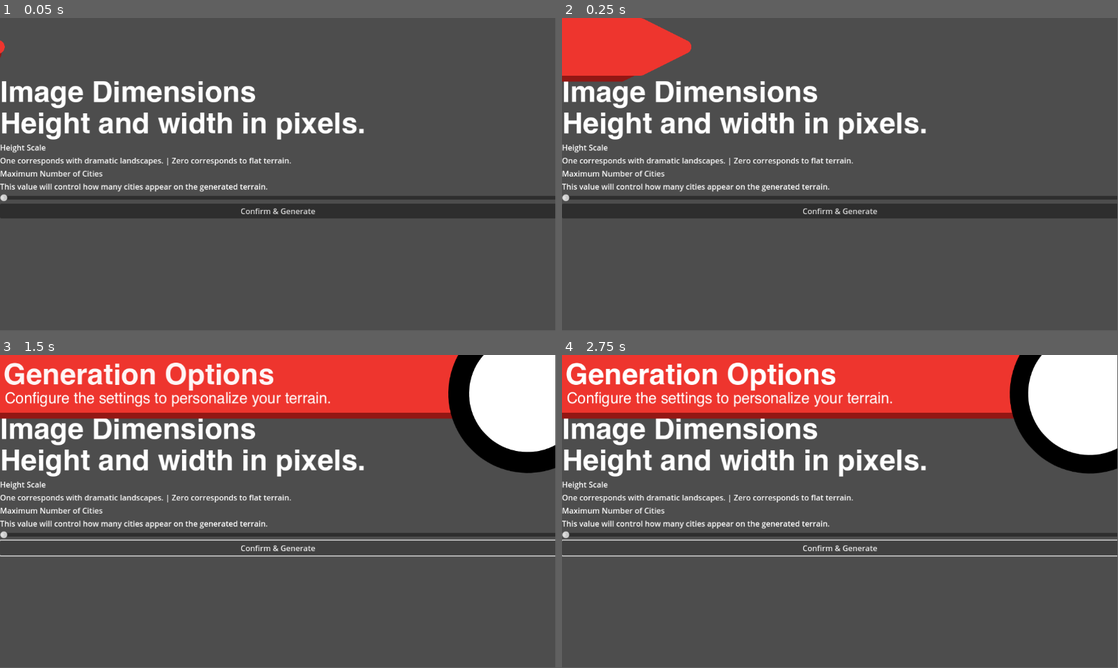
Above: before the commit, frames 1-4 (two rows, left to right).
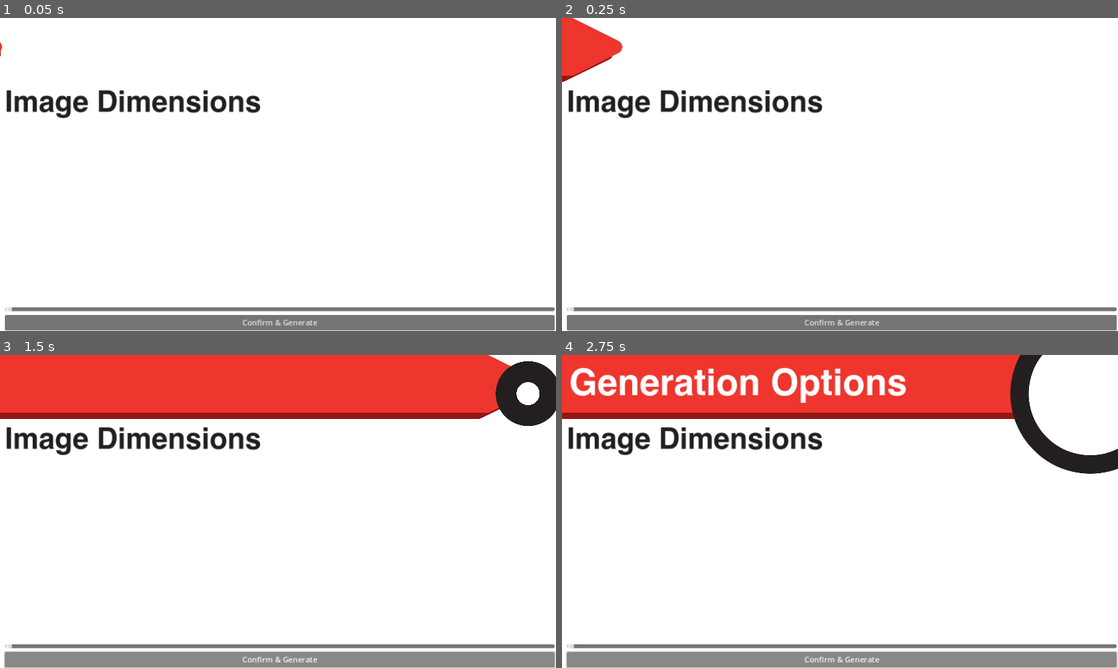
Above: after the commit, the same moments.

Repository: Train-Nerds/Train-Simulator
Game: Godot game, scene res://Scenes/start.tscn
Two runs of this game, one before a commit and one after it. Both use one fixed random seed, a clock stepped at 60 frames per second and the inputs below.
Inputs:
- Up to frame 1 (0.05 s): no input
- Up to frame 2 (0.25 s): no input
- Up to frame 3 (1.5 s): click "Confirm & Generate" at 0.5 s; click "Confirm & Generate" at 1.25 s
- Up to frame 4 (2.75 s): click "Confirm & Generate" at 2 s
In our replay, the window is 799x449 before the commit and 800x450 after it. These sizes can differ from the game's own. Grey fills any space a smaller window leaves; there, only what the larger window draws over its background counts as a difference.

The runs differ from the first frame. In frame 1, 97% of the frame differs, in the area x 0-100%, y 0-100%; in frame 2, 96%; in frame 3, 82%; in frame 4, 81%.

Commit message:
Made the UI Responsive to Display Size
Other changes:
- Added some images for decoration
- Tweaked the opening animation
- Changed colors

Diff:
--- /dev/null
+++ b/Train Simulation/Scenes/BoxContainer.gd
@@ -0,0 +1,11 @@
+extends BoxContainer
+
+
+# Called when the node enters the scene tree for the first time.
+func _ready():
+	pass # Replace with function body.
+
+
+# Called every frame. 'delta' is the elapsed time since the previous frame.
+func _process(delta):
+	pass
--- a/Train Simulation/Scenes/start.tscn
+++ b/Train Simulation/Scenes/start.tscn
@@ -1,23 +1,22 @@
-[gd_scene load_steps=9 format=3 uid="uid://c4v0py0r1jbcf"]
+[gd_scene load_steps=8 format=3 uid="uid://c4v0py0r1jbcf"]
 
 [ext_resource type="Theme" uid="uid://6pv3nu7jn0wk" path="res://Scenes/theme.tres" id="1_qkivj"]
 [ext_resource type="Script" path="res://Scenes/startui.gd" id="1_u52pd"]
 [ext_resource type="Texture2D" uid="uid://7xkdh8p6mkiv" path="res://UISprite/metroarrow.png" id="3_r8f6h"]
 [ext_resource type="Texture2D" uid="uid://bqpyaxxsll2gm" path="res://circle-512.png" id="4_8c6rx"]
-[ext_resource type="FontFile" uid="uid://b1q2cdmncwl3b" path="res://helvetica-255/Helvetica.ttf" id="5_mj01v"]
 
 [sub_resource type="Animation" id="Animation_467qh"]
 resource_name = "OpeningAnimation"
-length = 2.2
+length = 5.0
 step = 0.01
 tracks/0/type = "value"
 tracks/0/imported = false
 tracks/0/enabled = true
-tracks/0/path = NodePath("Metroarrow:position")
+tracks/0/path = NodePath("Panel/ColorRect/Metroarrow:position")
 tracks/0/interp = 1
 tracks/0/loop_wrap = true
 tracks/0/keys = {
-"times": PackedFloat32Array(0, 0.6, 0.8, 0.95, 1),
+"times": PackedFloat32Array(0, 0.95, 1.32, 1.65, 1.85),
 "transitions": PackedFloat32Array(1.66045, 0.11921, 1.66045, 1, 1),
 "update": 0,
 "values": [Vector2(-746, 60), Vector2(546.25, 60), Vector2(343.25, 60), Vector2(427.098, 60), Vector2(527.25, 60)]
@@ -25,11 +24,11 @@
 tracks/1/type = "value"
 tracks/1/imported = false
 tracks/1/enabled = true
-tracks/1/path = NodePath("Metroarrow2:position")
+tracks/1/path = NodePath("Panel/ColorRect/Metroarrow_backdrop:position")
 tracks/1/interp = 1
 tracks/1/loop_wrap = true
 tracks/1/keys = {
-"times": PackedFloat32Array(0.02, 0.62, 0.82, 0.97, 1.02),
+"times": PackedFloat32Array(0.02, 0.97, 1.47, 1.67, 1.87),
 "transitions": PackedFloat32Array(1.68179, 0.210224, 1, 1, 1),
 "update": 0,
 "values": [Vector2(-744, 73.62), Vector2(544, 73.62), Vector2(346, 73.62), Vector2(429, 73.62), Vector2(527, 73.62)]
@@ -37,11 +36,11 @@
 tracks/2/type = "value"
 tracks/2/imported = false
 tracks/2/enabled = true
-tracks/2/path = NodePath("WhiteCircle:scale")
+tracks/2/path = NodePath("Panel/ColorRect/WhiteCircle:scale")
 tracks/2/interp = 1
 tracks/2/loop_wrap = true
 tracks/2/keys = {
-"times": PackedFloat32Array(0, 0.76, 1.52),
+"times": PackedFloat32Array(0, 1.28, 2.37),
 "transitions": PackedFloat32Array(1, 1, 1),
 "update": 0,
 "values": [Vector2(1e-05, 1e-05), Vector2(1e-05, 1e-05), Vector2(0.5, 0.5)]
@@ -49,112 +48,156 @@
 tracks/3/type = "bezier"
 tracks/3/imported = false
 tracks/3/enabled = true
-tracks/3/path = NodePath("BlackCircle:scale:x")
+tracks/3/path = NodePath("Panel/ColorRect/BlackCircle:scale:x")
 tracks/3/interp = 1
 tracks/3/loop_wrap = true
 tracks/3/keys = {
 "handle_modes": PackedInt32Array(0, 0),
 "points": PackedFloat32Array(1e-05, -0.25, 0, 0.25, 0, 0.65, -0.25, 0, 0.25, 0),
-"times": PackedFloat32Array(0.49, 1.52)
+"times": PackedFloat32Array(0.84, 2.37)
 }
 tracks/4/type = "bezier"
 tracks/4/imported = false
 tracks/4/enabled = true
-tracks/4/path = NodePath("BlackCircle:scale:y")
+tracks/4/path = NodePath("Panel/ColorRect/BlackCircle:scale:y")
 tracks/4/interp = 1
 tracks/4/loop_wrap = true
 tracks/4/keys = {
 "handle_modes": PackedInt32Array(0, 0),
 "points": PackedFloat32Array(1e-05, -0.25, 0, 0.25, 0, 0.65, -0.25, 0, 0.25, 0),
-"times": PackedFloat32Array(0.49, 1.52)
+"times": PackedFloat32Array(0.84, 2.37)
 }
 tracks/5/type = "bezier"
 tracks/5/imported = false
 tracks/5/enabled = true
-tracks/5/path = NodePath("RichTextLabel:modulate:r")
+tracks/5/path = NodePath("Panel/ColorRect/VBoxContainer/RichTextLabel:modulate:r")
 tracks/5/interp = 1
 tracks/5/loop_wrap = true
 tracks/5/keys = {
 "handle_modes": PackedInt32Array(0, 0),
 "points": PackedFloat32Array(1, -0.25, 0, 0.25, 0, 1, -0.25, 0, 0.25, 0),
-"times": PackedFloat32Array(0.8, 1.52)
+"times": PackedFloat32Array(1.32, 2.37)
 }
 tracks/6/type = "bezier"
 tracks/6/imported = false
 tracks/6/enabled = true
-tracks/6/path = NodePath("RichTextLabel:modulate:g")
+tracks/6/path = NodePath("Panel/ColorRect/VBoxContainer/RichTextLabel:modulate:g")
 tracks/6/interp = 1
 tracks/6/loop_wrap = true
 tracks/6/keys = {
 "handle_modes": PackedInt32Array(0, 0),
 "points": PackedFloat32Array(1, -0.25, 0, 0.25, 0, 1, -0.25, 0, 0.25, 0),
-"times": PackedFloat32Array(0.8, 1.52)
+"times": PackedFloat32Array(1.32, 2.37)
 }
 tracks/7/type = "bezier"
 tracks/7/imported = false
 tracks/7/enabled = true
-tracks/7/path = NodePath("RichTextLabel:modulate:b")
+tracks/7/path = NodePath("Panel/ColorRect/VBoxContainer/RichTextLabel:modulate:b")
 tracks/7/interp = 1
 tracks/7/loop_wrap = true
 tracks/7/keys = {
 "handle_modes": PackedInt32Array(0, 0),
 "points": PackedFloat32Array(1, -0.25, 0, 0.25, 0, 1, -0.25, 0, 0.25, 0),
-"times": PackedFloat32Array(0.8, 1.52)
+"times": PackedFloat32Array(1.32, 2.37)
 }
 tracks/8/type = "bezier"
 tracks/8/imported = false
 tracks/8/enabled = true
-tracks/8/path = NodePath("RichTextLabel:modulate:a")
+tracks/8/path = NodePath("Panel/ColorRect/VBoxContainer/RichTextLabel:modulate:a")
 tracks/8/interp = 1
 tracks/8/loop_wrap = true
 tracks/8/keys = {
 "handle_modes": PackedInt32Array(0, 0),
 "points": PackedFloat32Array(0, 0, 0, 0, 0, 1, 0, 0, 0, 0),
-"times": PackedFloat32Array(0.8, 1.52)
+"times": PackedFloat32Array(1.32, 2.37)
 }
 tracks/9/type = "bezier"
 tracks/9/imported = false
 tracks/9/enabled = true
-tracks/9/path = NodePath("RichTextLabel2:theme_override_colors/default_color:r")
+tracks/9/path = NodePath("Panel/ColorRect/VBoxContainer/RichTextLabel2:theme_override_colors/default_color:r")
 tracks/9/interp = 1
 tracks/9/loop_wrap = true
 tracks/9/keys = {
 "handle_modes": PackedInt32Array(0, 0),
 "points": PackedFloat32Array(1, -0.25, 0, 0.25, 0, 1, -0.25, 0, 0.25, 0),
-"times": PackedFloat32Array(0.8, 1.52)
+"times": PackedFloat32Array(1.32, 2.37)
 }
 tracks/10/type = "bezier"
 tracks/10/imported = false
 tracks/10/enabled = true
-tracks/10/path = NodePath("RichTextLabel2:theme_override_colors/default_color:g")
+tracks/10/path = NodePath("Panel/ColorRect/VBoxContainer/RichTextLabel2:theme_override_colors/default_color:g")
 tracks/10/interp = 1
 tracks/10/loop_wrap = true
 tracks/10/keys = {
 "handle_modes": PackedInt32Array(0, 0),
 "points": PackedFloat32Array(1, -0.25, 0, 0.25, 0, 1, -0.25, 0, 0.25, 0),
-"times": PackedFloat32Array(0.8, 1.52)
+"times": PackedFloat32Array(1.32, 2.37)
 }
 tracks/11/type = "bezier"
 tracks/11/imported = false
 tracks/11/enabled = true
-tracks/11/path = NodePath("RichTextLabel2:theme_override_colors/default_color:b")
+tracks/11/path = NodePath("Panel/ColorRect/VBoxContainer/RichTextLabel2:theme_override_colors/default_color:b")
 tracks/11/interp = 1
 tracks/11/loop_wrap = true
 tracks/11/keys = {
 "handle_modes": PackedInt32Array(0, 0),
 "points": PackedFloat32Array(1, -0.25, 0, 0.25, 0, 1, -0.25, 0, 0.25, 0),
-"times": PackedFloat32Array(0.8, 1.52)
+"times": PackedFloat32Array(1.32, 2.37)
 }
 tracks/12/type = "bezier"
 tracks/12/imported = false
 tracks/12/enabled = true
-tracks/12/path = NodePath("RichTextLabel2:theme_override_colors/default_color:a")
+tracks/12/path = NodePath("Panel/ColorRect/VBoxContainer/RichTextLabel2:theme_override_colors/default_color:a")
 tracks/12/interp = 1
 tracks/12/loop_wrap = true
 tracks/12/keys = {
 "handle_modes": PackedInt32Array(0, 0),
 "points": PackedFloat32Array(0, -0.25, 0, 0.25, 0, 1, -0.25, 0, 0.25, 0),
-"times": PackedFloat32Array(0.8, 1.52)
+"times": PackedFloat32Array(1.32, 2.32)
+}
+tracks/13/type = "bezier"
+tracks/13/imported = false
+tracks/13/enabled = true
+tracks/13/path = NodePath("Panel/ColorRect/RichTextLabel:modulate:r")
+tracks/13/interp = 1
+tracks/13/loop_wrap = true
+tracks/13/keys = {
+"handle_modes": PackedInt32Array(0, 0),
+"points": PackedFloat32Array(1, -0.25, 0, 0.25, 0, 1, -0.25, 0, 0.25, 0),
+"times": PackedFloat32Array(1.54, 2.75)
+}
+tracks/14/type = "bezier"
+tracks/14/imported = false
+tracks/14/enabled = true
+tracks/14/path = NodePath("Panel/ColorRect/RichTextLabel:modulate:g")
+tracks/14/interp = 1
+tracks/14/loop_wrap = true
+tracks/14/keys = {
+"handle_modes": PackedInt32Array(0, 0),
+"points": PackedFloat32Array(1, -0.25, 0, 0.25, 0, 1, -0.25, 0, 0.25, 0),
+"times": PackedFloat32Array(1.54, 2.75)
+}
+tracks/15/type = "bezier"
+tracks/15/imported = false
+tracks/15/enabled = true
+tracks/15/path = NodePath("Panel/ColorRect/RichTextLabel:modulate:b")
+tracks/15/interp = 1
+tracks/15/loop_wrap = true
+tracks/15/keys = {
+"handle_modes": PackedInt32Array(0, 0),
+"points": PackedFloat32Array(1, -0.25, 0, 0.25, 0, 1, -0.25, 0, 0.25, 0),
+"times": PackedFloat32Array(1.54, 2.75)
+}
+tracks/16/type = "bezier"
+tracks/16/imported = false
+tracks/16/enabled = true
+tracks/16/path = NodePath("Panel/ColorRect/RichTextLabel:modulate:a")
+tracks/16/interp = 1
+tracks/16/loop_wrap = true
+tracks/16/keys = {
+"handle_modes": PackedInt32Array(0, 0),
+"points": PackedFloat32Array(0, -0.25, 0, 0.25, 0, 1, -0.25, 0, 0.25, 0),
+"times": PackedFloat32Array(1.54, 2.75)
 }
 
 [sub_resource type="Animation" id="Animation_dhepb"]
@@ -162,7 +205,7 @@
 tracks/0/type = "value"
 tracks/0/imported = false
 tracks/0/enabled = true
-tracks/0/path = NodePath("Metroarrow:position")
+tracks/0/path = NodePath("Panel/ColorRect/Metroarrow:position")
 tracks/0/interp = 1
 tracks/0/loop_wrap = true
 tracks/0/keys = {
@@ -174,7 +217,7 @@
 tracks/1/type = "value"
 tracks/1/imported = false
 tracks/1/enabled = true
-tracks/1/path = NodePath("WhiteCircle:scale")
+tracks/1/path = NodePath("Panel/ColorRect/WhiteCircle:scale")
 tracks/1/interp = 1
 tracks/1/loop_wrap = true
 tracks/1/keys = {
@@ -186,7 +229,7 @@
 tracks/2/type = "bezier"
 tracks/2/imported = false
 tracks/2/enabled = true
-tracks/2/path = NodePath("BlackCircle:scale:x")
+tracks/2/path = NodePath("Panel/ColorRect/BlackCircle:scale:x")
 tracks/2/interp = 1
 tracks/2/loop_wrap = true
 tracks/2/keys = {
@@ -197,7 +240,7 @@
 tracks/3/type = "bezier"
 tracks/3/imported = false
 tracks/3/enabled = true
-tracks/3/path = NodePath("BlackCircle:scale:y")
+tracks/3/path = NodePath("Panel/ColorRect/BlackCircle:scale:y")
 tracks/3/interp = 1
 tracks/3/loop_wrap = true
 tracks/3/keys = {
@@ -208,7 +251,7 @@
 tracks/4/type = "bezier"
 tracks/4/imported = false
 tracks/4/enabled = true
-tracks/4/path = NodePath("RichTextLabel:modulate:r")
+tracks/4/path = NodePath("Panel/ColorRect/VBoxContainer/RichTextLabel:modulate:r")
 tracks/4/interp = 1
 tracks/4/loop_wrap = true
 tracks/4/keys = {
@@ -219,7 +262,7 @@
 tracks/5/type = "bezier"
 tracks/5/imported = false
 tracks/5/enabled = true
-tracks/5/path = NodePath("RichTextLabel:modulate:g")
+tracks/5/path = NodePath("Panel/ColorRect/VBoxContainer/RichTextLabel:modulate:g")
 tracks/5/interp = 1
 tracks/5/loop_wrap = true
 tracks/5/keys = {
@@ -230,7 +273,7 @@
 tracks/6/type = "bezier"
 tracks/6/imported = false
 tracks/6/enabled = true
-tracks/6/path = NodePath("RichTextLabel:modulate:b")
+tracks/6/path = NodePath("Panel/ColorRect/VBoxContainer/RichTextLabel:modulate:b")
 tracks/6/interp = 1
 tracks/6/loop_wrap = true
 tracks/6/keys = {
@@ -241,7 +284,7 @@
 tracks/7/type = "bezier"
 tracks/7/imported = false
 tracks/7/enabled = true
-tracks/7/path = NodePath("RichTextLabel:modulate:a")
+tracks/7/path = NodePath("Panel/ColorRect/VBoxContainer/RichTextLabel:modulate:a")
 tracks/7/interp = 1
 tracks/7/loop_wrap = true
 tracks/7/keys = {
@@ -252,7 +295,7 @@
 tracks/8/type = "bezier"
 tracks/8/imported = false
 tracks/8/enabled = true
-tracks/8/path = NodePath("RichTextLabel2:theme_override_colors/default_color:r")
+tracks/8/path = NodePath("Panel/ColorRect/VBoxContainer/RichTextLabel2:theme_override_colors/default_color:r")
 tracks/8/interp = 1
 tracks/8/loop_wrap = true
 tracks/8/keys = {
@@ -263,7 +306,7 @@
 tracks/9/type = "bezier"
 tracks/9/imported = false
 tracks/9/enabled = true
-tracks/9/path = NodePath("RichTextLabel2:theme_override_colors/default_color:g")
+tracks/9/path = NodePath("Panel/ColorRect/VBoxContainer/RichTextLabel2:theme_override_colors/default_color:g")
 tracks/9/interp = 1
 tracks/9/loop_wrap = true
 tracks/9/keys = {
@@ -274,7 +317,7 @@
 tracks/10/type = "bezier"
 tracks/10/imported = false
 tracks/10/enabled = true
-tracks/10/path = NodePath("RichTextLabel2:theme_override_colors/default_color:b")
+tracks/10/path = NodePath("Panel/ColorRect/VBoxContainer/RichTextLabel2:theme_override_colors/default_color:b")
 tracks/10/interp = 1
 tracks/10/loop_wrap = true
 tracks/10/keys = {
@@ -285,12 +328,56 @@
 tracks/11/type = "bezier"
 tracks/11/imported = false
 tracks/11/enabled = true
-tracks/11/path = NodePath("RichTextLabel2:theme_override_colors/default_color:a")
+tracks/11/path = NodePath("Panel/ColorRect/VBoxContainer/RichTextLabel2:theme_override_colors/default_color:a")
 tracks/11/interp = 1
 tracks/11/loop_wrap = true
 tracks/11/keys = {
 "handle_modes": PackedInt32Array(0),
 "points": PackedFloat32Array(0, -0.25, 0, 0.25, 0),
+"times": PackedFloat32Array(0)
+}
+tracks/12/type = "bezier"
+tracks/12/imported = false
+tracks/12/enabled = true
+tracks/12/path = NodePath("Panel/ColorRect/RichTextLabel:modulate:r")
+tracks/12/interp = 1
+tracks/12/loop_wrap = true
+tracks/12/keys = {
+"handle_modes": PackedInt32Array(0),
+"points": PackedFloat32Array(1, -0.25, 0, 0.25, 0),
+"times": PackedFloat32Array(0)
+}
+tracks/13/type = "bezier"
+tracks/13/imported = false
+tracks/13/enabled = true
+tracks/13/path = NodePath("Panel/ColorRect/RichTextLabel:modulate:g")
+tracks/13/interp = 1
+tracks/13/loop_wrap = true
+tracks/13/keys = {
+"handle_modes": PackedInt32Array(0),
+"points": PackedFloat32Array(1, -0.25, 0, 0.25, 0),
+"times": PackedFloat32Array(0)
+}
+tracks/14/type = "bezier"
+tracks/14/imported = false
+tracks/14/enabled = true
+tracks/14/path = NodePath("Panel/ColorRect/RichTextLabel:modulate:b")
+tracks/14/interp = 1
+tracks/14/loop_wrap = true
+tracks/14/keys = {
+"handle_modes": PackedInt32Array(0),
+"points": PackedFloat32Array(1, -0.25, 0, 0.25, 0),
+"times": PackedFloat32Array(0)
+}
+tracks/15/type = "bezier"
+tracks/15/imported = false
+tracks/15/enabled = true
+tracks/15/path = NodePath("Panel/ColorRect/RichTextLabel:modulate:a")
+tracks/15/interp = 1
+tracks/15/loop_wrap = true
+tracks/15/keys = {
+"handle_modes": PackedInt32Array(0),
+"points": PackedFloat32Array(1, -0.25, 0, 0.25, 0),
 "times": PackedFloat32Array(0)
 }
 
@@ -309,115 +396,118 @@
 grow_vertical = 2
 script = ExtResource("1_u52pd")
 
-[node name="ColorRect" type="ColorRect" parent="."]
-visible = false
-layout_mode = 0
-offset_right = 40.0
-offset_bottom = 40.0
-scale = Vector2(29.4339, 16.44)
-
-[node name="VBoxContainer" type="VBoxContainer" parent="."]
+[node name="AnimationPlayer" type="AnimationPlayer" parent="."]
+libraries = {
+"": SubResource("AnimationLibrary_gfpxj")
+}
+
+[node name="Panel" type="Panel" parent="."]
+layout_mode = 1
+anchors_preset = 15
+anchor_right = 1.0
+anchor_bottom = 1.0
+grow_horizontal = 2
+grow_vertical = 2
+
+[node name="ColorRect" type="ColorRect" parent="Panel"]
+layout_mode = 1
+anchors_preset = 15
+anchor_right = 1.0
+anchor_bottom = 1.0
+offset_right = -0.00012207
+grow_horizontal = 2
+grow_vertical = 2
+
+[node name="VBoxContainer" type="VBoxContainer" parent="Panel/ColorRect"]
 layout_mode = 1
 anchors_preset = -1
 anchor_top = 0.196
 anchor_right = 1.0
 anchor_bottom = 1.0
+offset_left = 10.0
+offset_top = 20.0
+offset_right = -4.0
 scale = Vector2(1.00217, 1)
 
-[node name="ImageDimensions_text" type="RichTextLabel" parent="VBoxContainer"]
-layout_mode = 2
+[node name="ImageDimensions_text" type="RichTextLabel" parent="Panel/ColorRect/VBoxContainer"]
+clip_contents = false
+layout_mode = 2
+size_flags_vertical = 3
 theme = ExtResource("1_qkivj")
+theme_override_colors/default_color = Color(0.137255, 0.121569, 0.12549, 1)
 text = "Image Dimensions"
 fit_content = true
 
-[node name="Descriptor1_text" type="RichTextLabel" parent="VBoxContainer"]
+[node name="Descriptor1_text" type="RichTextLabel" parent="Panel/ColorRect/VBoxContainer"]
 layout_mode = 2
 theme = ExtResource("1_qkivj")
 text = "Height and width in pixels."
 fit_content = true
 
-[node name="HeightScale_text" type="RichTextLabel" parent="VBoxContainer"]
+[node name="HeightScale_text" type="RichTextLabel" parent="Panel/ColorRect/VBoxContainer"]
 layout_mode = 2
 text = "Height Scale"
 fit_content = true
 
-[node name="RichTextLabel" type="RichTextLabel" parent="VBoxContainer"]
+[node name="RichTextLabel" type="RichTextLabel" parent="Panel/ColorRect/VBoxContainer"]
+modulate = Color(1, 1, 1, 0)
 layout_mode = 2
 text = "One corresponds with dramatic landscapes. | Zero corresponds to flat terrain.
 "
 fit_content = true
 
-[node name="RichTextLabel2" type="RichTextLabel" parent="VBoxContainer"]
+[node name="RichTextLabel2" type="RichTextLabel" parent="Panel/ColorRect/VBoxContainer"]
 layout_mode = 2
 text = "Maximum Number of Cities"
 fit_content = true
 
-[node name="RichTextLabel3" type="RichTextLabel" parent="VBoxContainer"]
+[node name="RichTextLabel3" type="RichTextLabel" parent="Panel/ColorRect/VBoxContainer"]
 layout_mode = 2
 text = "This value will control how many cities appear on the generated terrain."
 fit_content = true
 
-[node name="testSlider" type="HSlider" parent="VBoxContainer"]
-layout_mode = 2
-
-[node name="startButton" type="Button" parent="VBoxContainer"]
+[node name="testSlider" type="HSlider" parent="Panel/ColorRect/VBoxContainer"]
+layout_mode = 2
+
+[node name="startButton" type="Button" parent="Panel/ColorRect/VBoxContainer"]
 layout_mode = 2
 text = "Confirm & Generate"
 
-[node name="Metroarrow2" type="Sprite2D" parent="."]
+[node name="Metroarrow_backdrop" type="Sprite2D" parent="Panel/ColorRect"]
 modulate = Color(0.576516, 0.088977, 0.0779086, 1)
 position = Vector2(527, 73.62)
 scale = Vector2(0.397351, 0.389457)
 texture = ExtResource("3_r8f6h")
 
-[node name="Metroarrow" type="Sprite2D" parent="."]
-modulate = Color(0.933333, 0.207843, 0.180392, 1)
+[node name="Metroarrow" type="Sprite2D" parent="Panel/ColorRect"]
+self_modulate = Color(0.933333, 0.207843, 0.180392, 1)
 position = Vector2(546.25, 60)
 scale = Vector2(0.397351, 0.397351)
 texture = ExtResource("3_r8f6h")
 
-[node name="AnimationPlayer" type="AnimationPlayer" parent="."]
-libraries = {
-"": SubResource("AnimationLibrary_gfpxj")
-}
-
-[node name="BlackCircle" type="Sprite2D" parent="."]
-modulate = Color(0, 0, 0, 1)
+[node name="RichTextLabel" type="RichTextLabel" parent="Panel/ColorRect"]
+layout_mode = 2
+offset_left = 15.0
+offset_top = 24.0
+offset_right = 911.0
+offset_bottom = 100.0
+size_flags_vertical = 2
+theme = ExtResource("1_qkivj")
+theme_override_font_sizes/normal_font_size = 75
+text = "Generation Options"
+fit_content = true
+
+[node name="BlackCircle" type="Sprite2D" parent="Panel/ColorRect"]
+modulate = Color(0.137255, 0.121569, 0.12549, 1)
 position = Vector2(1094, 80)
 scale = Vector2(0.65, 0.65)
 texture = ExtResource("4_8c6rx")
 
-[node name="WhiteCircle" type="Sprite2D" parent="."]
+[node name="WhiteCircle" type="Sprite2D" parent="Panel/ColorRect"]
 position = Vector2(1094, 80)
 scale = Vector2(1e-05, 1e-05)
 texture = ExtResource("4_8c6rx")
 
-[node name="RichTextLabel" type="RichTextLabel" parent="."]
-modulate = Color(1, 1, 1, 0)
-layout_mode = 0
-offset_left = 7.0
-offset_top = 14.0
-offset_right = 896.0
-offset_bottom = 75.0
-scale = Vector2(1.00376, 1)
-theme = ExtResource("1_qkivj")
-text = "Generation Options"
-fit_content = true
-
-[node name="RichTextLabel2" type="RichTextLabel" parent="."]
-layout_mode = 0
-offset_left = 10.0
-offset_top = 76.0
-offset_right = 899.0
-offset_bottom = 137.0
-scale = Vector2(1.00084, 1.01066)
-theme = ExtResource("1_qkivj")
-theme_override_colors/default_color = Color(1, 1, 1, 0)
-theme_override_fonts/normal_font = ExtResource("5_mj01v")
-theme_override_font_sizes/normal_font_size = 31
-text = "Configure the settings to personalize your terrain."
-fit_content = true
-
-[connection signal="drag_ended" from="VBoxContainer/testSlider" to="." method="_on_test_slider_drag_ended"]
-[connection signal="value_changed" from="VBoxContainer/testSlider" to="." method="_on_test_slider_value_changed"]
-[connection signal="pressed" from="VBoxContainer/startButton" to="." method="_on_start_button_pressed"]
+[connection signal="drag_ended" from="Panel/ColorRect/VBoxContainer/testSlider" to="." method="_on_test_slider_drag_ended"]
+[connection signal="value_changed" from="Panel/ColorRect/VBoxContainer/testSlider" to="." method="_on_test_slider_value_changed"]
+[connection signal="pressed" from="Panel/ColorRect/VBoxContainer/startButton" to="." method="_on_start_button_pressed"]
--- a/Train Simulation/Scenes/startui.gd
+++ b/Train Simulation/Scenes/startui.gd
@@ -2,6 +2,9 @@
 
 @onready var my_slider := $VBoxContainer/testSlider
 @onready var my_start_button := $VBoxContainer/startButton
+
+var Helvetica = preload("res://helvetica-255/Helvetica.ttf")
+var defaultFontSize = 50
 
 # Called when the node enters the scene tree for the first time.
 func _ready():
@@ -11,6 +14,7 @@
 # Called every frame. 'delta' is the elapsed time since the previous frame.
 func _process(delta):
 	pass
+
 
 
 
--- a/Train Simulation/project.godot
+++ b/Train Simulation/project.godot
@@ -14,6 +14,12 @@
 run/main_scene="res://Scenes/start.tscn"
 config/features=PackedStringArray("4.2", "GL Compatibility")
 
+[display]
+
+window/size/mode=3
+window/stretch/mode="canvas_items"
+window/stretch/aspect="ignore"
+
 [rendering]
 
 renderer/rendering_method="gl_compatibility"
Binary file added: Train Simulation/UISprite/arrow.png
Not shown, added: Train Simulation/UISprite/arrow.png.import
Binary file added: Train Simulation/helvetica-255/arrow.png
Not shown, added: Train Simulation/helvetica-255/arrow.png.import
